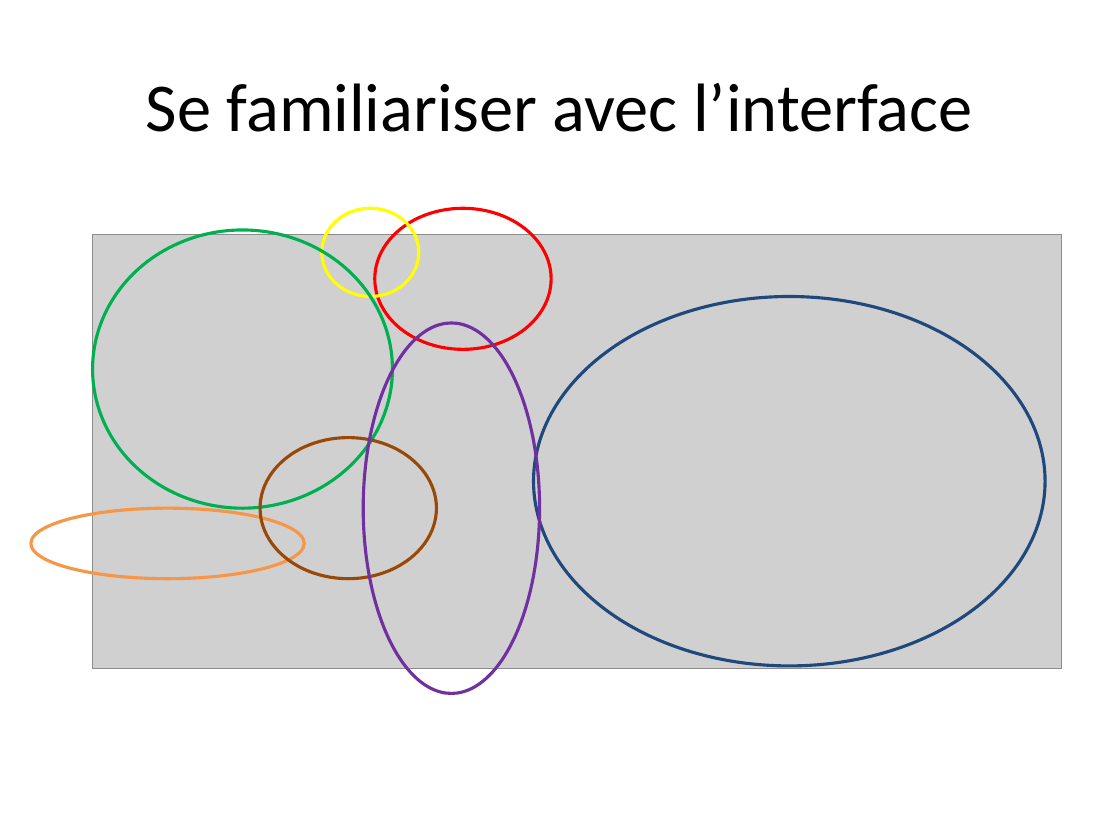
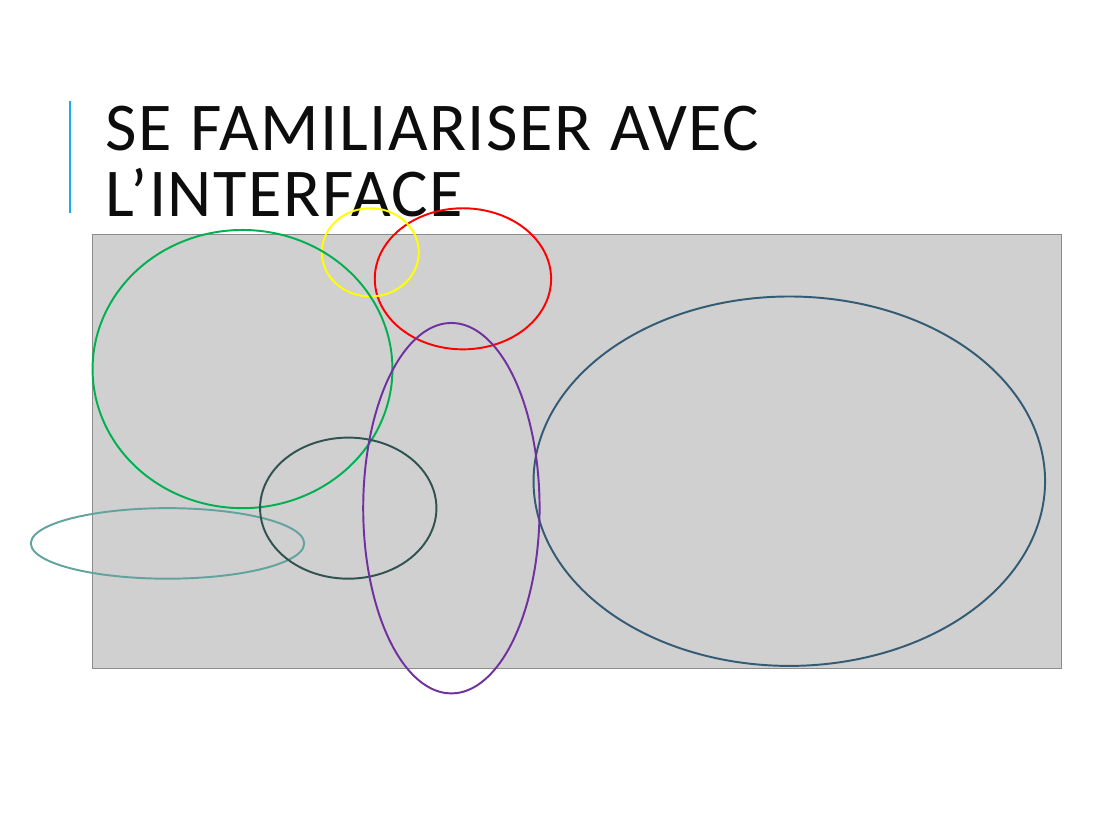
Before and after one commit to joel3500/vitrine, a slide deck: slide 5 of Realisation/Tutoriel Scratch/Programmer avec Scratch_1.pptx. Drawn at 1120x840 pixels with LibreOffice and Linux fonts; fonts in the diff are those of the drawing; grey boxes stand for pictures. Boxes give left, top, right and bottom in pixels: in the first picture for what was removed or moved away, otherwise in the second. Text is boxed around its words. In the diff, an @@ line names an element or a change of style, - is before the commit and + after.

```diff
--- a/Realisation/Tutoriel Scratch/Programmer avec Scratch_1.pptx
+++ b/Realisation/Tutoriel Scratch/Programmer avec Scratch_1.pptx
@@ line added from (69, 213) to (69, 101), #1CADE4 1.5 pt @@
@@ title at (105,105,759,232): text changed; text colour #000000 to #0D0D0D @@
-Se familiariser avec l’interface
+SE FAMILIARISER AVEC L’INTERFACE
@@ ellipse at (321,208,419,297): outline #FFFF00 2 pt to #FFFF00 1.25 pt @@
@@ ellipse at (375,208,551,349): outline #FF0000 2 pt to #FF0000 1.25 pt @@
@@ ellipse at (93,230,393,507): outline #00B050 2 pt to #00B050 1.25 pt @@
@@ ellipse at (533,297,1045,666): outline #1F497D 2 pt to #335B74 1.25 pt @@
@@ ellipse at (363,323,539,693): outline #7030A0 2 pt to #7030A0 1.25 pt @@
@@ ellipse at (260,438,436,579): outline #984807 2 pt to #305250 1.25 pt @@
@@ ellipse at (31,508,305,579): outline #F79646 2 pt to #62A39F 1.25 pt @@
```
Also in this commit, not shown: 9 other slides changed, 12 other files.
